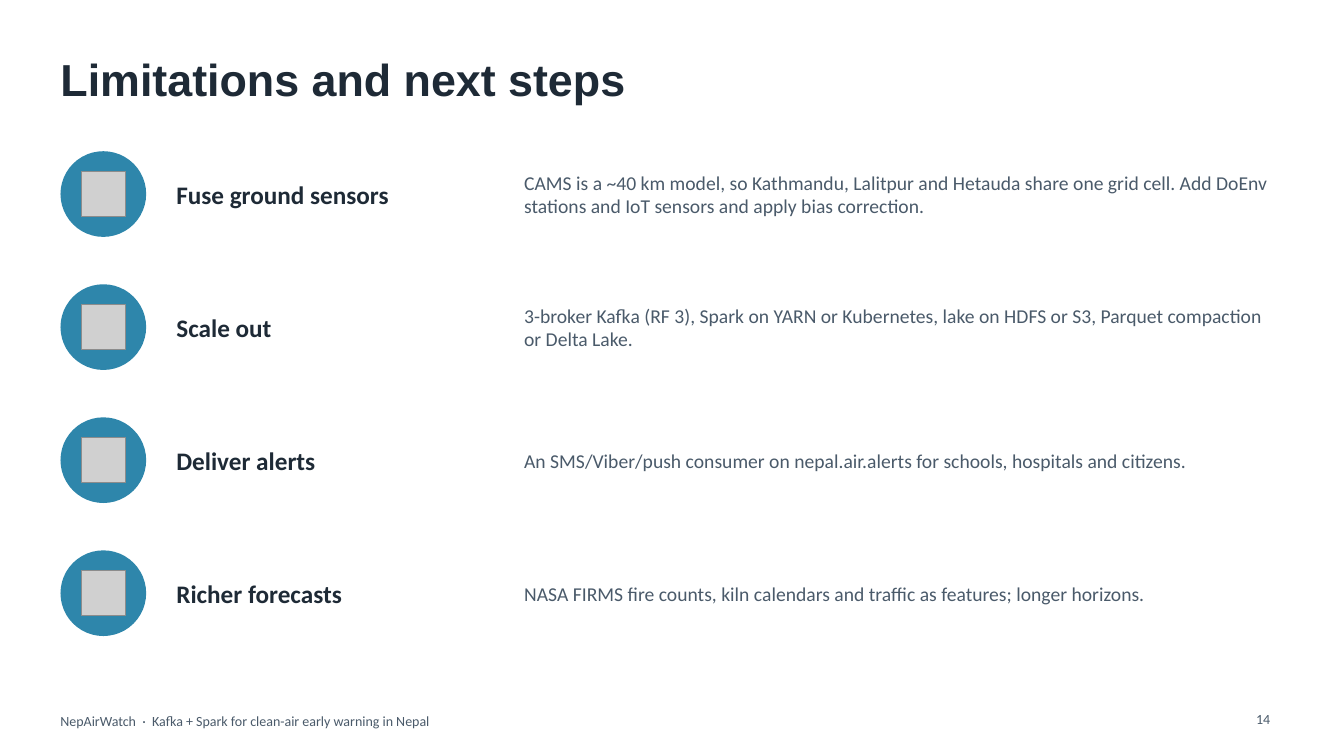
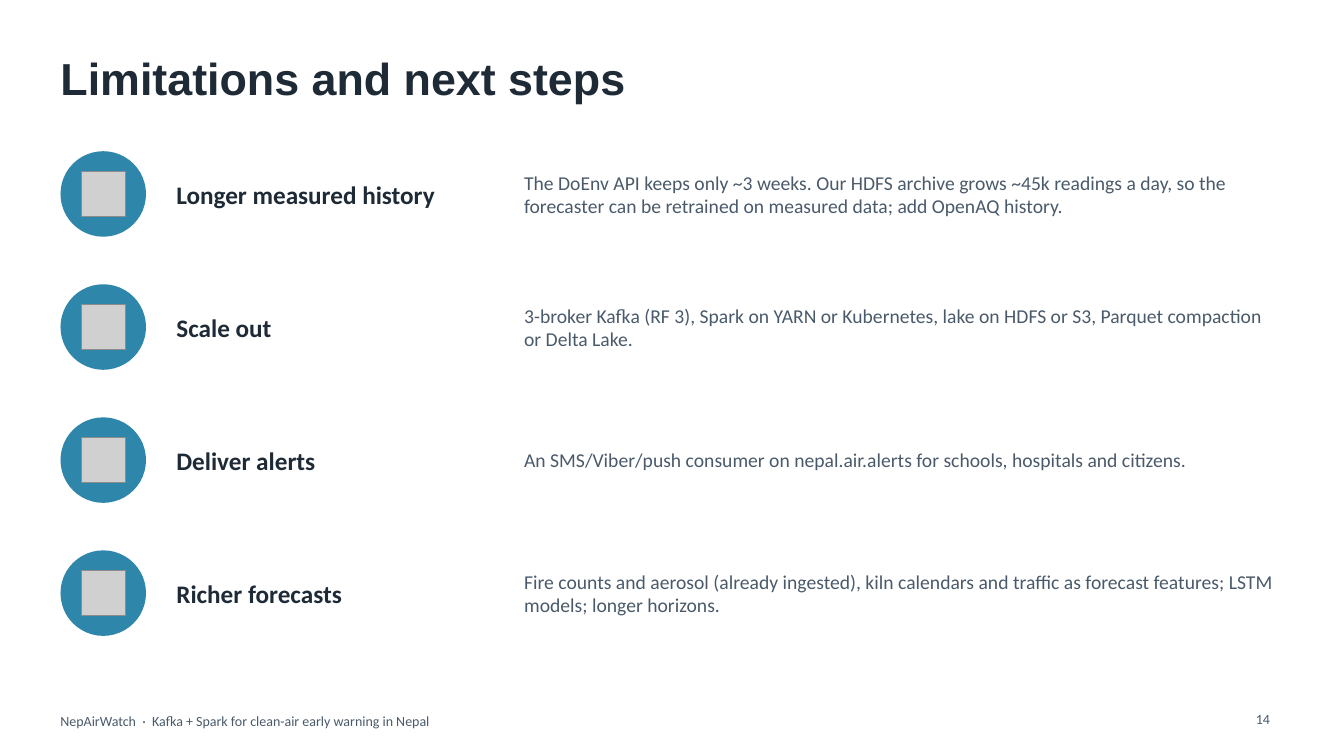
Before and after one commit to St-Luciferr/NepAirWatch, a slide deck: slide 14 of docs/NepAirWatch_Presentation.pptx. Drawn at 1344x756 pixels with LibreOffice and Linux fonts; fonts in the diff are those of the drawing; grey boxes stand for pictures. Boxes give left, top, right and bottom in pixels: in the first picture for what was removed or moved away, otherwise in the second. Text is boxed around its words. In the diff, an @@ line names an element or a change of style, - is before the commit and + after.

Commit message:
docs: update report and presentation for the v2 platform
- Report rewritten for the Lambda architecture: six sources, HDFS, Flume,
  Cassandra, Hive, MapReduce, methodology, model evaluation and v2 results
- New figures: CAMS bias per station, calibration scatter, 25-year AOD trend
- Deck: data sources, architecture, components, storage, streaming, results,
  demo and conclusion slides updated with the latest run

```diff
--- a/docs/NepAirWatch_Presentation.pptx
+++ b/docs/NepAirWatch_Presentation.pptx
@@ text at bbox=[524, 176, 1226, 216]: text changed @@
-CAMS is a ~40 km model, so Kathmandu, Lalitpur and Hetauda share one grid cell. Add DoEnv stations and IoT sensors and apply bias correction.
+The DoEnv API keeps only ~3 weeks. Our HDFS archive grows ~45k readings a day, so the forecaster can be retrained on measured data; add OpenAQ history.
@@ text at bbox=[176, 186, 434, 209]: text changed @@
-Fuse ground sensors
+Longer measured history
@@ text at bbox=[524, 575, 1272, 616]: text changed @@
-NASA FIRMS fire counts, kiln calendars and traffic as features; longer horizons.
+Fire counts and aerosol (already ingested), kiln calendars and traffic as forecast features; LSTM models; longer horizons.
```
Also in this commit, not shown: 9 other slides changed, 3 slides added, 3 slides removed, 14 other files.
